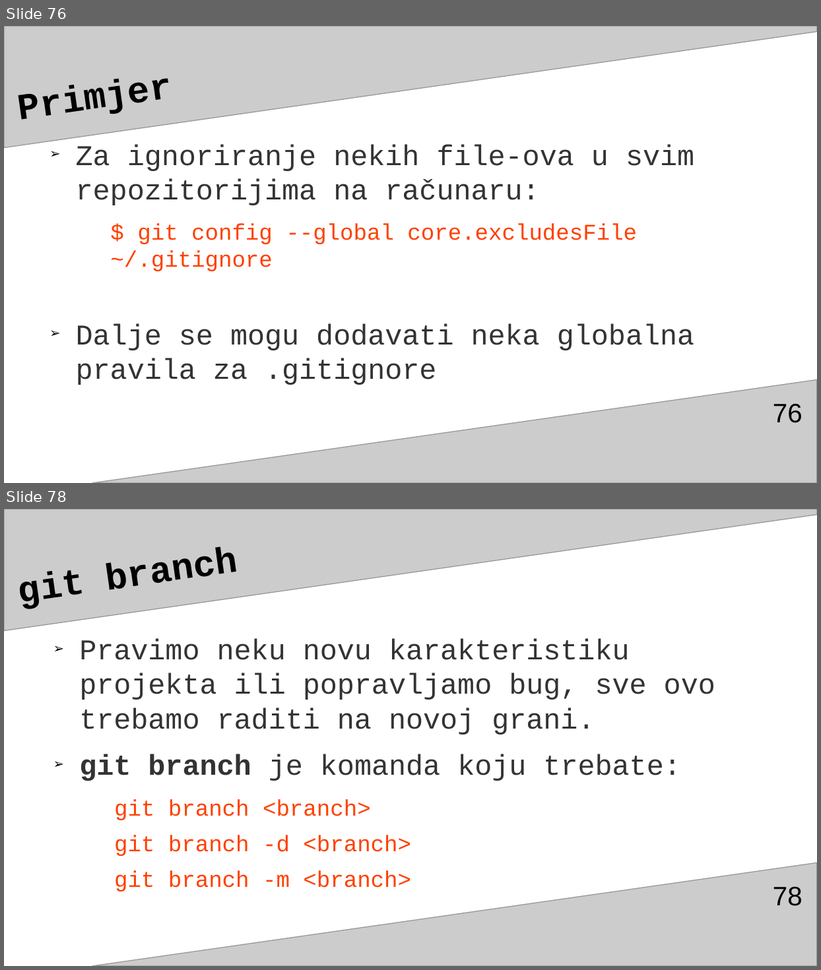
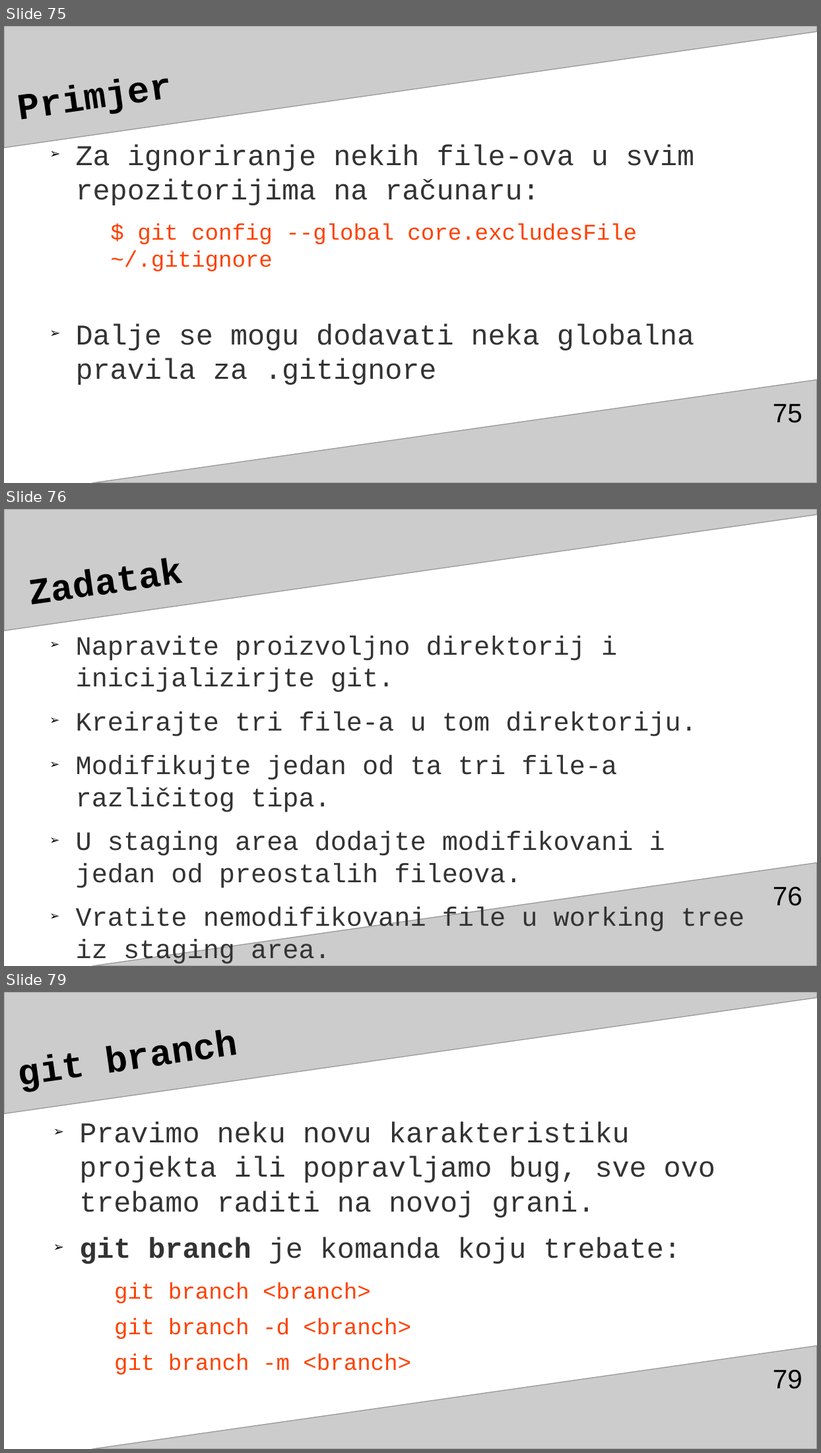
Before and after one commit to adnannukic/prezentacija-za-TSI, a slide deck: gitGitHubAdnanNukićPrez3.odp. Shown one above the other, each under a label of ours: slides 76 and 78 before the commit, slides 75, 76 and 79 after it; the slides between them are not shown. The pictures are 821x970 and 821x1453 pixels, drawn with LibreOffice and Linux fonts; fonts in the diff are those of the drawing. Boxes give left, top, right and bottom in pixels: in the first picture for what was removed or moved away, otherwise in the second. Text is boxed around its words. In the diff, an @@ line names an element or a change of style, - is before the commit and + after.

```diff
--- a/gitGitHubAdnanNukićPrez3.odp
+++ b/gitGitHubAdnanNukićPrez3.odp
@@ slide 76 added at <box>4,509,817,966</box>, background #FFFFFF; not listed: 2 template elements that a slide beside it also shows @@
@@ title added at <box>23,509,752,628</box>, 36 pt, text #000000, bold @@
+Zadatak
@@ text added at <box>76,636,745,966</box>, 25.9 pt, text #333333 @@
+➢ Napravite proizvoljno direktorij i inicijalizirjte git.
+➢ Kreirajte tri file-a u tom direktoriju.
+➢ Modifikujte jedan od ta tri file-a različitog tipa.
+➢ U staging area dodajte modifikovani i jedan od preostalih fileova.
+➢ Vratite nemodifikovani file u working tree iz staging area.
@@ page number added at <box>773,887,803,906</box>, 26 pt, text #000000 @@
+76
@@ what was slide 76 is now slide 75 @@
@@ page number at <box>773,404,803,423</box>: text changed @@
-76
+75
@@ what was slide 78 is now slide 79 @@
@@ page number at <box>773,1370,803,1389</box>: text changed @@
-78
+79
```
Also in this commit, not shown: 12 slides changed, 3 other slides added, 3 slides removed.
